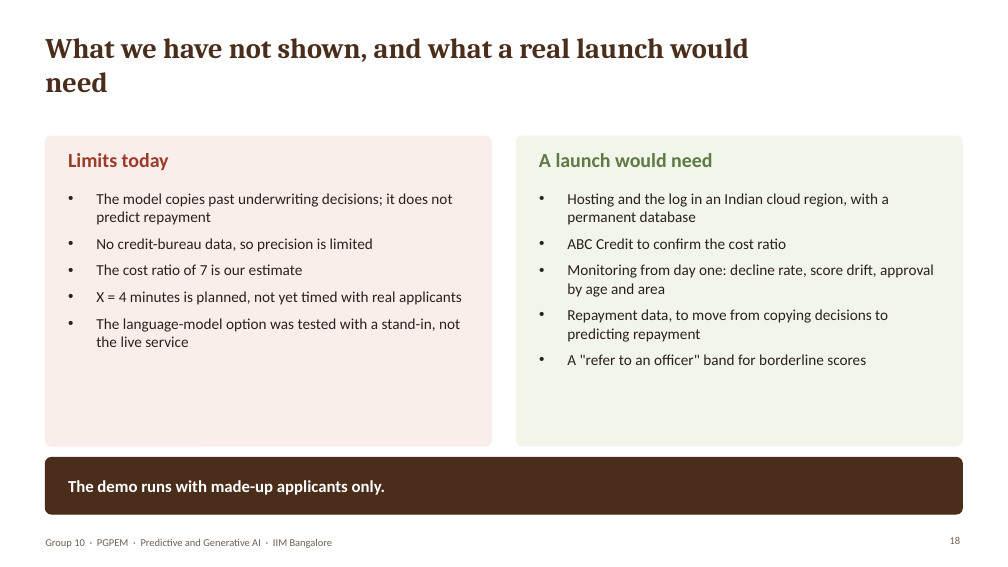
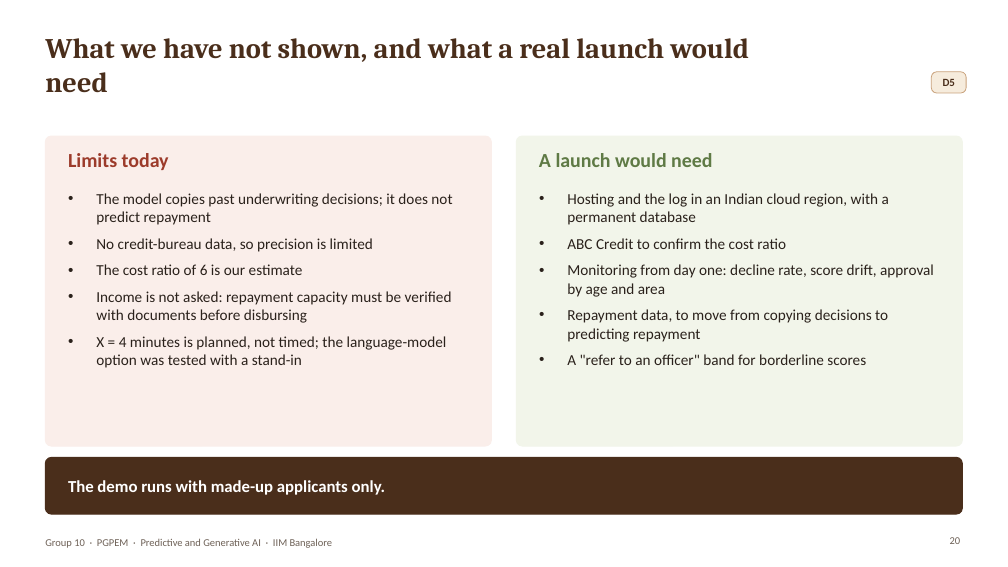
Before and after one commit to joymondal/abc_credit_project, a slide deck: slide 20 of docs/ABC_Credit_Chatbot_Presentation.pptx (slide 18 before the commit). Drawn at 1008x567 pixels with LibreOffice and Linux fonts; fonts in the diff are those of the drawing; background and template pictures are left out. Boxes give left, top, right and bottom in pixels: in the first picture for what was removed or moved away, otherwise in the second. Text is boxed around its words. In the diff, an @@ line names an element or a change of style, - is before the commit and + after.

Commit message:
Add files via upload
Retrained Model with Updated Cost Ratio to 6 and No Salary variable. Kept the old model configurable in chatbot.

```diff
--- a/docs/ABC_Credit_Chatbot_Presentation.pptx
+++ b/docs/ABC_Credit_Chatbot_Presentation.pptx
@@ rounded rectangle added at (x1=932, y1=72, x2=966, y2=93), fill #F6ECDD, outline #C9A27C 0.75 pt @@
@@ text added at (x1=943, y1=79, x2=955, y2=86), 10.5 pt, text #4A2E1B, bold @@
+D5
@@ text at (x1=96, y1=264, x2=452, y2=368): text changed @@
-• The cost ratio of 7 is our estimate
-• X = 4 minutes is planned, not yet timed with real applicants
-• The language-model option was tested with a stand-in, not the live service
+• The cost ratio of 6 is our estimate
+• Income is not asked: repayment capacity must be verified with documents before disbursing
+• X = 4 minutes is planned, not timed; the language-model option was tested with a stand-in
```
Also in this commit, not shown: 20 other slides changed, 7 slides added, 1 slide removed, 41 other files.
